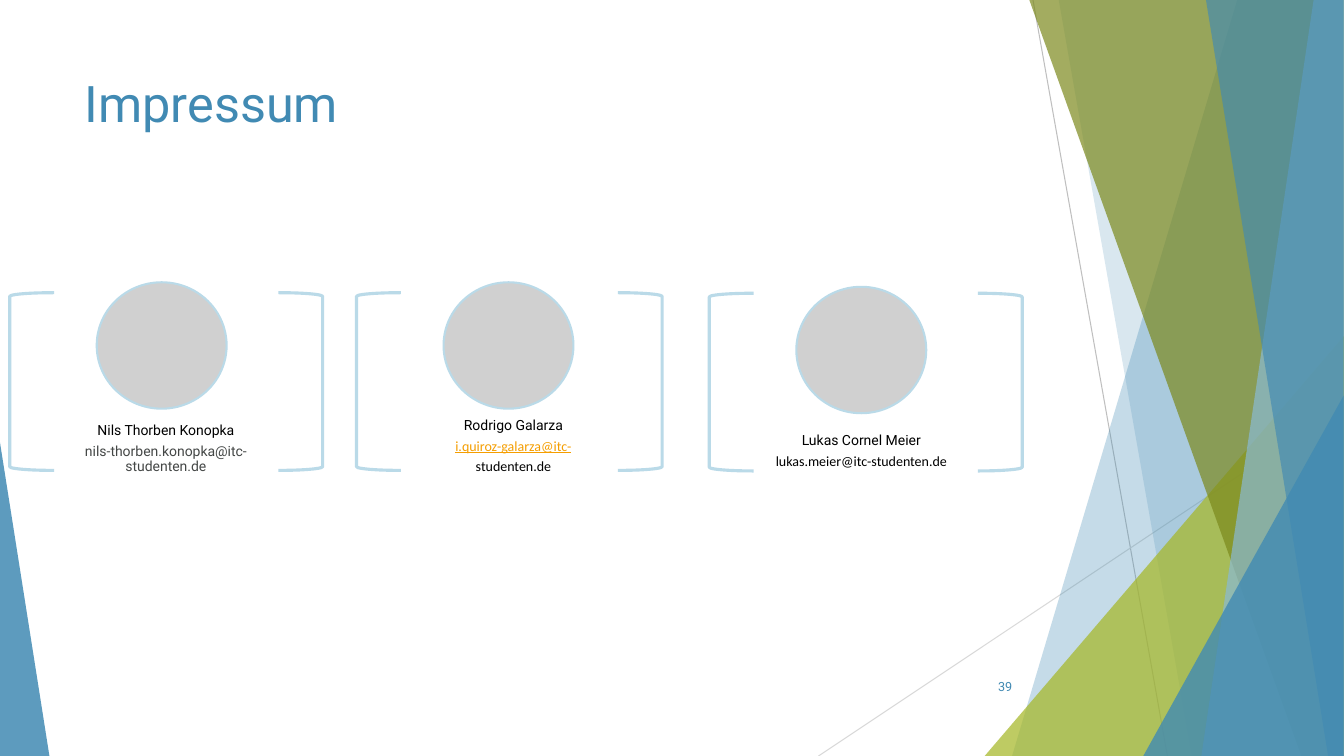
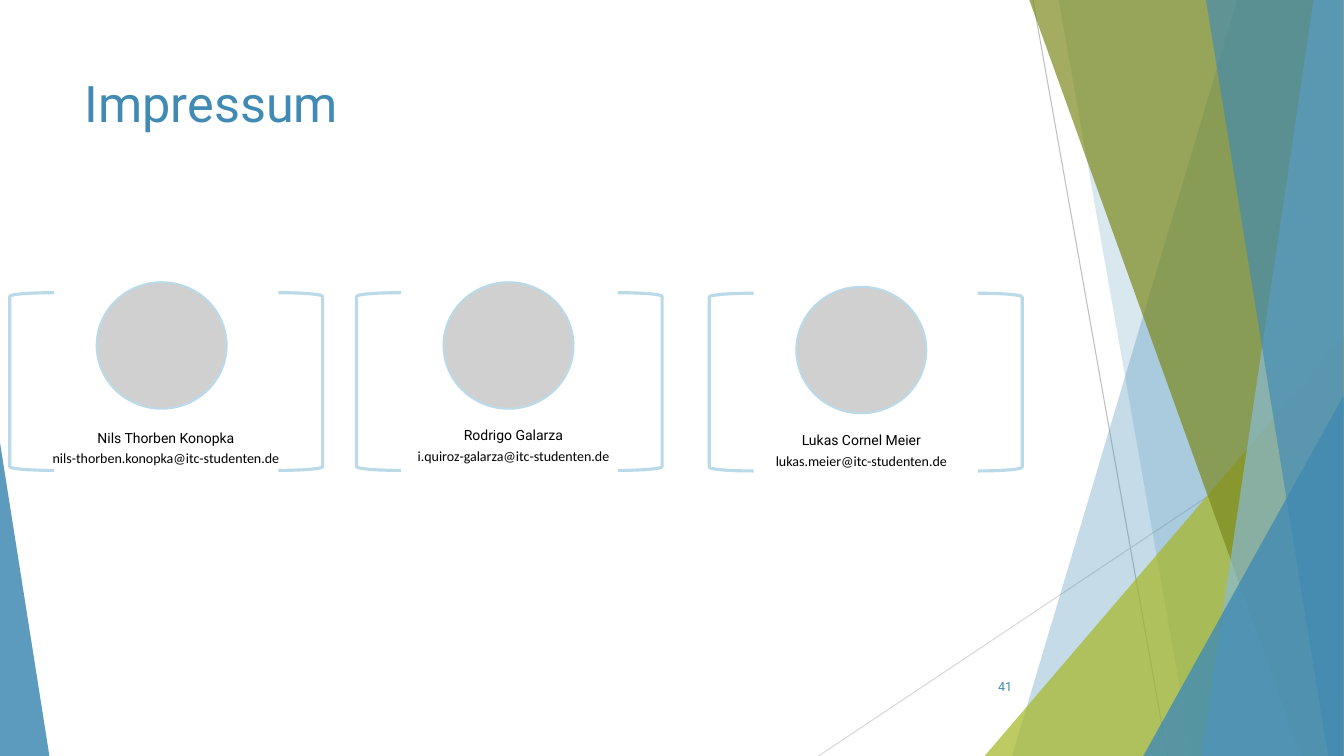
Before and after one commit to ThorbenKonopka/db_WS23_24, a slide deck: slide 41 of Präsentation/Präsentation.pptx (slide 39 before the commit). Drawn at 1344x756 pixels with LibreOffice and Linux fonts; fonts in the diff are those of the drawing; grey boxes stand for pictures. Boxes give left, top, right and bottom in pixels: in the first picture for what was removed or moved away, otherwise in the second. Text is boxed around its words. In the diff, an @@ line names an element or a change of style, - is before the commit and + after.

```diff
--- a/Präsentation/Präsentation.pptx
+++ b/Präsentation/Präsentation.pptx
@@ text at (53, 453, 279, 466): font Roboto to Calibri, text colour #444746 to #000000 in "nils-thorben.konopka@itc-studenten.de" @@
@@ text at (418, 451, 610, 464): text changed; text colour #F59E00 to #000000 @@
-i.quiroz-galarza@itc-
-studenten.de
+i.quiroz-galarza@itc-studenten.de
@@ page number at (998, 682, 1012, 691): text changed @@
-39
+41
```
Also in this commit, not shown: 23 other slides changed, 5 slides added, 3 slides removed.
